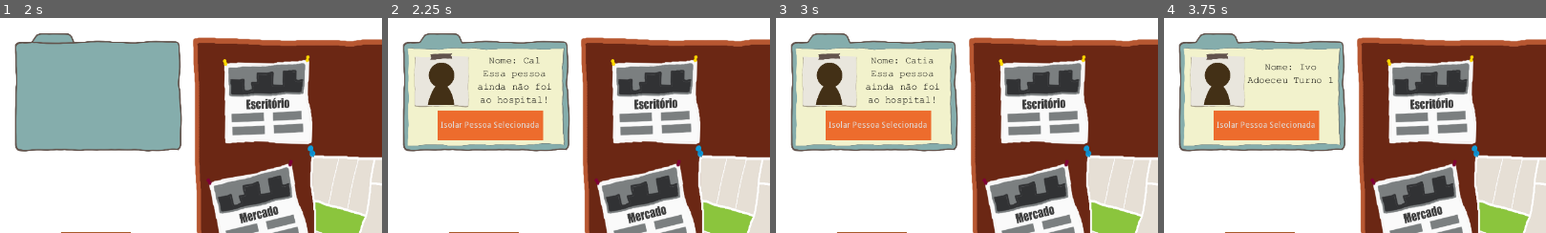
Above: before the commit, frames 1-4 (left to right).
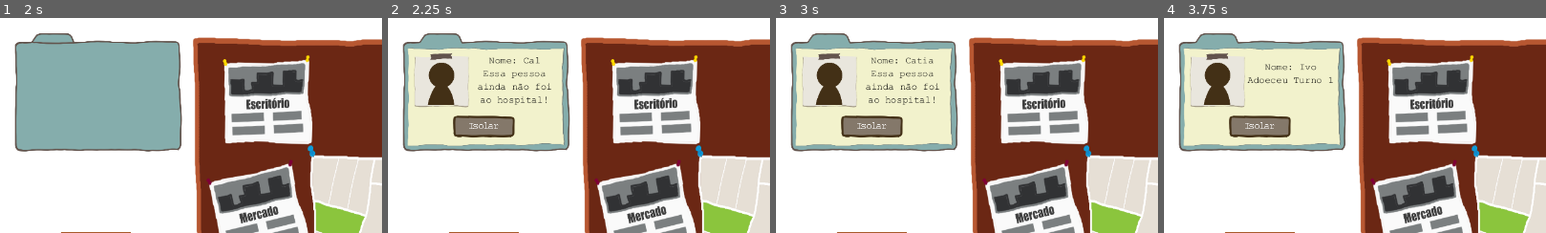
Above: after the commit, the same moments.

Repository: claraig/PatientZero
Game: Godot game, scene res://scenes/Menu.tscn
The game is run twice, just before and just after one commit, with the same random seed, the same clock (stepped at 60 frames per second) and the same inputs.
Inputs (mouse positions are % of the whole screen's width and height, from its top left):
- Up to frame 1 (2 s): click "new game" at 0.5 s; click (54, 82) at 1.27 s
- Up to frame 2 (2.25 s): click "Cal" at 2 s
- Up to frame 3 (3 s): click "Catia" at 2.75 s
- Up to frame 4 (3.75 s): click "Ivo" at 3.5 s
The pictures show only the part of the screen within x 0-50%, y 0-50%; the shares and areas given below are measured in that part.

Frame 1 is identical in both runs. In frame 2, 3.8% of the frame differs, in the area x 13-41%, y 43-57%; in frame 3, 3.8%; in frame 4, 3.8%.

Commit message:
botão isolar

Diff:
--- a/scenes/town.tscn
+++ b/scenes/town.tscn
@@ -31,6 +31,8 @@
 [ext_resource path="res://assets/autoral/aeroporto-hover.png" type="Texture" id=29]
 [ext_resource path="res://assets/autoral/painel-texto.png" type="Texture" id=30]
 [ext_resource path="res://assets/autoral/computer.png" type="Texture" id=31]
+[ext_resource path="res://assets/autoral/botaoIsolar2.png" type="Texture" id=32]
+[ext_resource path="res://assets/autoral/botaoIsolar2-hover.png" type="Texture" id=33]
 
 [sub_resource type="GDScript" id=1]
 script/source = "extends Node2D
@@ -355,9 +357,6 @@
 [sub_resource type="StyleBoxFlat" id=11]
 bg_color = Color( 0.623529, 0.282353, 0.0666667, 1 )
 
-[sub_resource type="StyleBoxFlat" id=12]
-bg_color = Color( 0.933333, 0.427451, 0.180392, 1 )
-
 [sub_resource type="DynamicFont" id=13]
 size = 68
 font_data = ExtResource( 15 )
@@ -949,13 +948,13 @@
 "_edit_use_anchors_": false
 }
 
-[node name="Isolar" type="Button" parent="."]
-margin_left = 83.4321
-margin_top = 157.649
-margin_right = 260.432
-margin_bottom = 207.649
-custom_styles/normal = SubResource( 12 )
-text = "Isolar Pessoa Selecionada"
+[node name="Isolar" type="TextureButton" parent="."]
+margin_left = 108.27
+margin_top = 166.122
+margin_right = 213.27
+margin_bottom = 215.122
+texture_normal = ExtResource( 32 )
+texture_hover = ExtResource( 33 )
 __meta__ = {
 "_edit_use_anchors_": false
 }
@@ -1086,7 +1085,7 @@
 [connection signal="button_down" from="Places/Restaurante/Button" to="Places/Restaurante" method="_on_Button_button_down"]
 [connection signal="button_down" from="Places/Escritorio/TextureButton" to="Places/Escritorio" method="_on_TextureButton_button_down"]
 [connection signal="button_down" from="Places/Escritorio/Button" to="Places/Escritorio" method="_on_Button_button_down"]
-[connection signal="button_down" from="Places/Aeroporto/TextureButton" to="Places/Escritorio" method="_on_TextureButton_button_down"]
+[connection signal="button_down" from="Places/Aeroporto/TextureButton" to="Places/Aeroporto" method="_on_TextureButton_button_down"]
 [connection signal="button_down" from="Places/Aeroporto/Button" to="Places/Aeroporto" method="_on_Button_button_down"]
 [connection signal="button_down" from="Population/Cal/Button" to="Population/Cal" method="_on_Button_button_down"]
 [connection signal="button_down" from="Population/Catia/Button" to="Population/Catia" method="_on_Button_button_down"]
Binary file added: assets/autoral/botaoIsolar2-hover.png
Not shown, added: assets/autoral/botaoIsolar2-hover.png.import
Not shown: 1 places in scenes/town.tscn that only renumber resources
